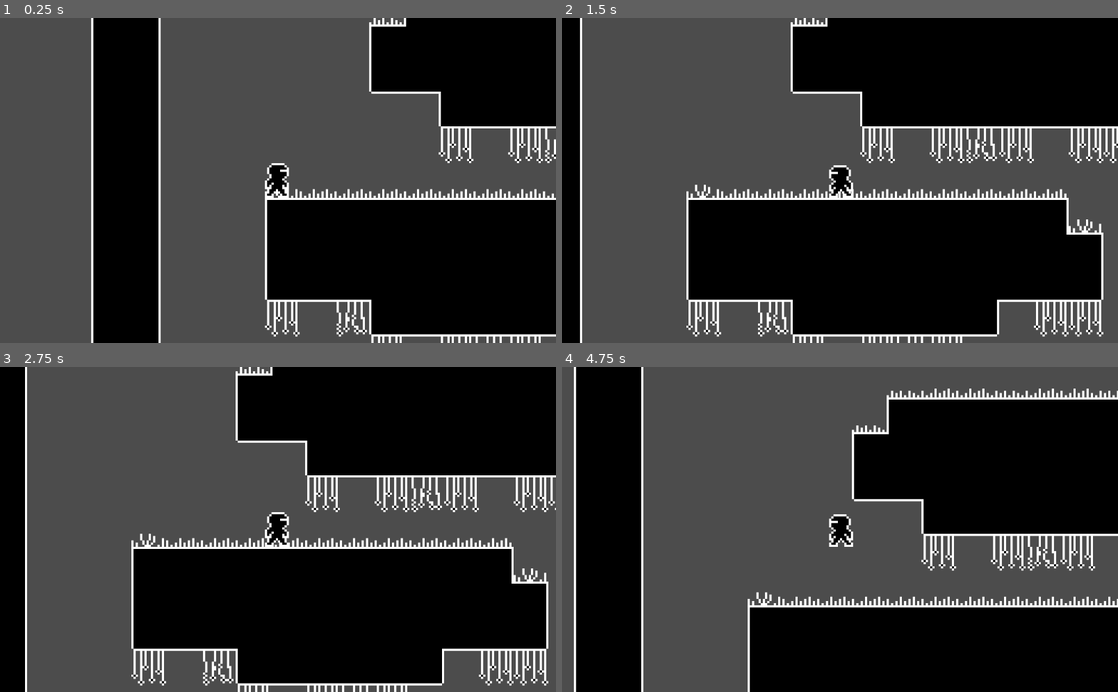
Above: before the commit, frames 1-4 (two rows, left to right).
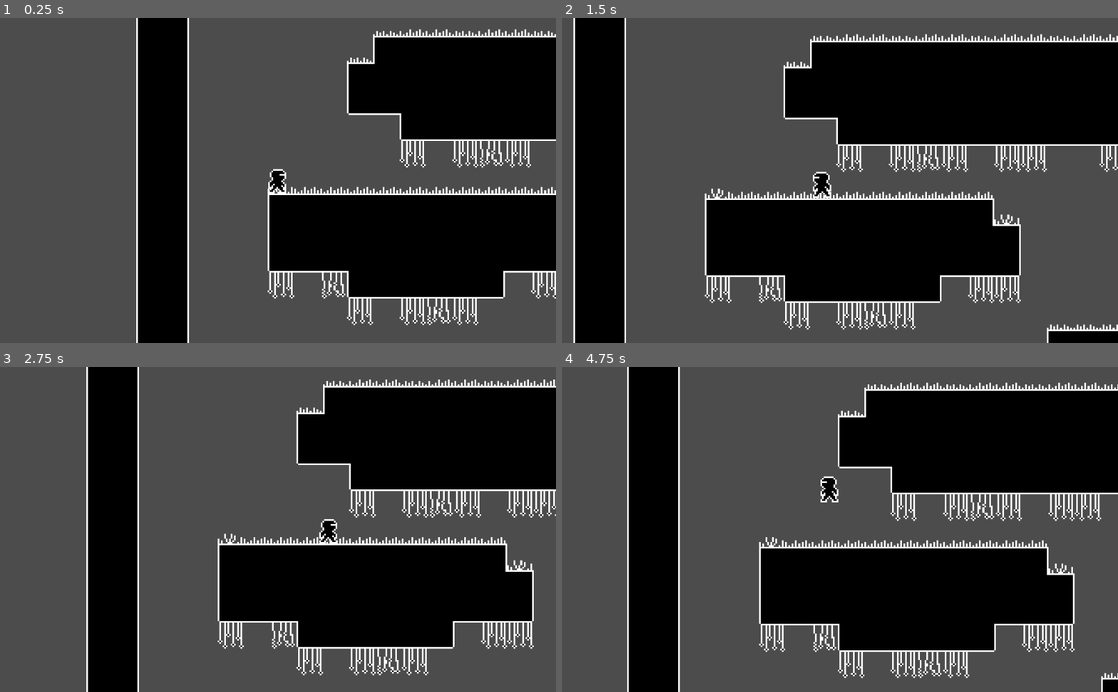
Above: after the commit, the same moments.

Repository: Boyquotes/nuclear-fusion-godot
Game: Godot game, scene res://levels/Level1.tscn
Two runs of this game, one before a commit and one after it. Both use one fixed random seed, a clock stepped at 60 frames per second and the inputs below. The project has no main scene, so this scene is started directly.
Inputs:
- Up to frame 1 (0.25 s): no input
- Up to frame 2 (1.5 s): hold D (right) 0.53-1.28 s; tap Space (jump) at 0.77 s; hold A (left) from 1.28 s (still down)
- Up to frame 3 (2.75 s): tap Space (jump) at 1.52 s; release A (left) at 2.03 s; hold D (right) from 2.03 s (still down)
- Up to frame 4 (4.75 s): tap Space (jump) at 3.02, 3.77, 4.52 s; release D (right) at 3.53 s; hold A (left) from 3.53 s (still down)

The runs differ from the first frame. In frame 1, 29% of the frame differs, in the area x 16-100%, y 0-100%; in frame 2, 37%; in frame 3, 40%; in frame 4, 49%, in the area x 2-100%, y 0-100%.

Commit message:
improved camera follow

Diff:
--- /dev/null
+++ b/actors/Camera2D.gd
@@ -0,0 +1,25 @@
+extends Camera2D
+
+const LOOK_AHEAD_FACTOR = 0.04
+const SHIFT_TRANS = Tween.EASE_IN
+const SHIFT_EASE = Tween.EASE_OUT
+const SHIFT_DURATION = 1.0
+
+var facing = 0
+onready var prev_camera_pos = get_camera_position()
+onready var tween = $ShiftTween
+
+func _process(delta):
+	_check_facing()
+	prev_camera_pos = get_camera_position()
+
+func _check_facing():
+	var new_facing = sign(get_camera_position().x - prev_camera_pos.x)
+	if new_facing != 0 && facing != new_facing:
+		facing = new_facing
+		var target_offset = get_viewport_rect().size.x * LOOK_AHEAD_FACTOR * facing
+		tween.interpolate_property(self, "position:x", position.x, target_offset, SHIFT_DURATION, SHIFT_TRANS, SHIFT_EASE)
+		tween.start()
+
+func _on_Player_grounded_updated(is_grounded):
+	drag_margin_v_enabled = !is_grounded
--- a/actors/Player.gd
+++ b/actors/Player.gd
@@ -1,6 +1,6 @@
 extends KinematicBody2D
 
-# tile size 16
+signal grounded_updated(is_grounded)
 
 const UP = Vector2(0, -1)
 const SLOPE_STOP = 64
@@ -38,7 +38,11 @@
 	if is_jumping && velocity.y >= 0:
 		is_jumping = false
 	velocity = move_and_slide(velocity, UP, SLOPE_STOP)
+	var was_grounded = is_grounded
 	is_grounded = _check_is_grounded()
+
+	if was_grounded == null || is_grounded != was_grounded:
+		emit_signal("grounded_updated", is_grounded)
 
 func _handle_move_input():
 	var move_direction = -int(Input.is_action_pressed("left")) + int(Input.is_action_pressed("right"))
@@ -52,7 +56,6 @@
 func _check_is_grounded():
 	for raycast in raycasts.get_children():
 		if raycast.is_colliding():
-			print("is on ground")
 			return true
 	return false
 
--- a/actors/Player.tscn
+++ b/actors/Player.tscn
@@ -1,8 +1,9 @@
-[gd_scene load_steps=12 format=2]
+[gd_scene load_steps=13 format=2]
 
 [ext_resource path="res://assets/player/ninja-idle.png" type="Texture" id=1]
 [ext_resource path="res://actors/Player.gd" type="Script" id=2]
 [ext_resource path="res://PlayerFSM.gd" type="Script" id=3]
+[ext_resource path="res://actors/Camera2D.gd" type="Script" id=4]
 
 [sub_resource type="AtlasTexture" id=1]
 atlas = ExtResource( 1 )
@@ -47,11 +48,25 @@
 } ]
 
 [sub_resource type="RectangleShape2D" id=8]
-extents = Vector2( 3, 6.5 )
+extents = Vector2( 3.5, 6.5 )
 
 [node name="Player" type="KinematicBody2D"]
 collision_mask = 8
 script = ExtResource( 2 )
+
+[node name="Camera2D" type="Camera2D" parent="."]
+current = true
+zoom = Vector2( 0.33, 0.33 )
+process_mode = 0
+smoothing_enabled = true
+smoothing_speed = 3.0
+drag_margin_left = 0.1
+drag_margin_top = 0.4
+drag_margin_right = 0.1
+drag_margin_bottom = 0.1
+script = ExtResource( 4 )
+
+[node name="ShiftTween" type="Tween" parent="Camera2D"]
 
 [node name="FSM" type="Node" parent="."]
 script = ExtResource( 3 )
@@ -61,29 +76,27 @@
 [node name="AnimatedSprite" type="AnimatedSprite" parent="."]
 frames = SubResource( 7 )
 animation = "idle"
+frame = 2
 playing = true
 
 [node name="CollisionShape2D" type="CollisionShape2D" parent="."]
-position = Vector2( -0.5, 1.5 )
+position = Vector2( 0, 1.45 )
 shape = SubResource( 8 )
-
-[node name="Camera2D" type="Camera2D" parent="."]
-current = true
-zoom = Vector2( 0.25, 0.25 )
-process_mode = 0
 
 [node name="Raycasts" type="Node2D" parent="."]
 
 [node name="RayCast2D" type="RayCast2D" parent="Raycasts"]
-position = Vector2( -3, 8 )
+position = Vector2( -3, 7 )
 scale = Vector2( 0.1, 0.1 )
 enabled = true
-cast_to = Vector2( 0, 1 )
+cast_to = Vector2( 0, 16 )
 collision_mask = 8
 
 [node name="RayCast2D2" type="RayCast2D" parent="Raycasts"]
-position = Vector2( 2, 8 )
+position = Vector2( 3, 7 )
 scale = Vector2( 0.1, 0.1 )
 enabled = true
-cast_to = Vector2( 0, 1 )
+cast_to = Vector2( 0, 16 )
 collision_mask = 8
+
+[connection signal="grounded_updated" from="." to="Camera2D" method="_on_Player_grounded_updated"]
--- a/project.godot
+++ b/project.godot
@@ -32,6 +32,10 @@
 [autoload]
 
 Globals="*res://Globals.gd"
+
+[display]
+
+window/stretch/mode="viewport"
 
 [input]
 
